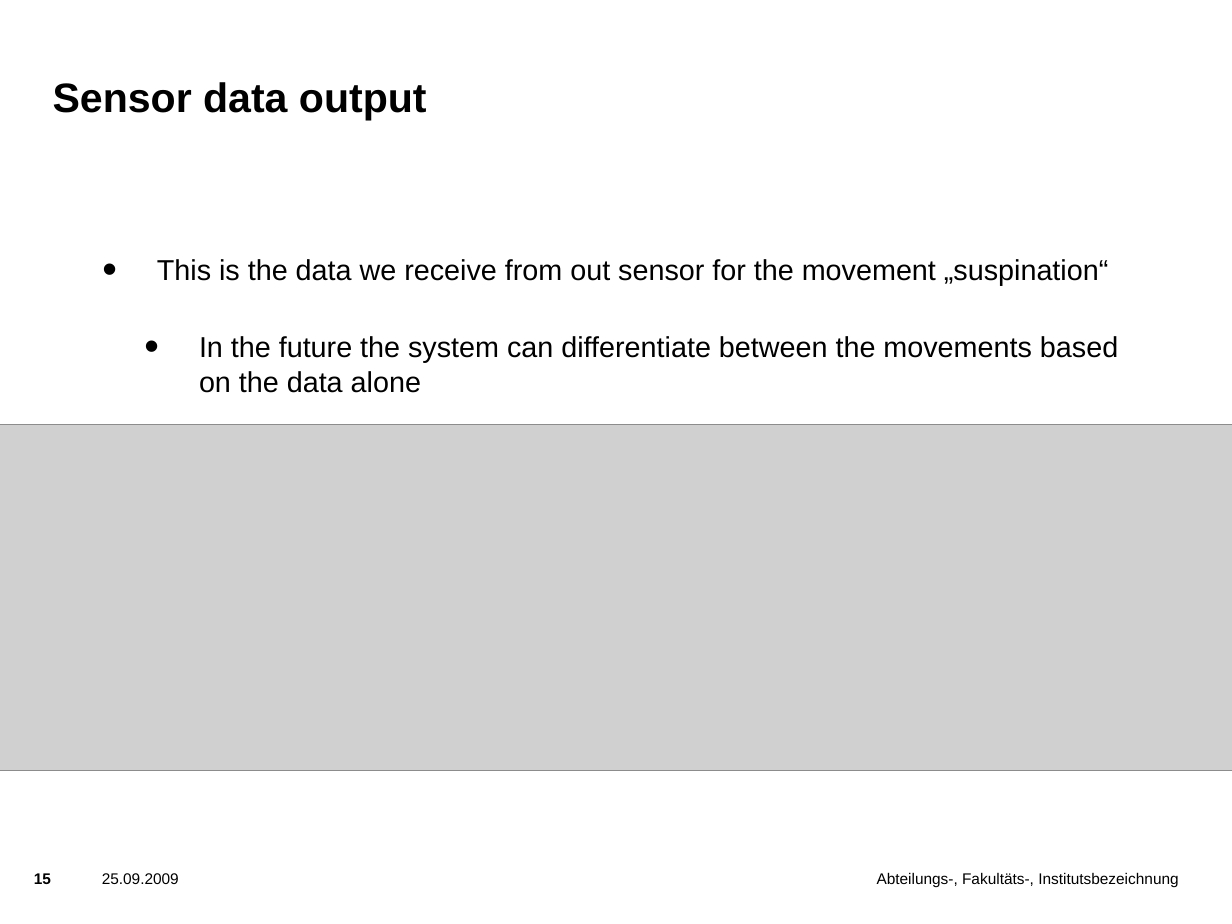
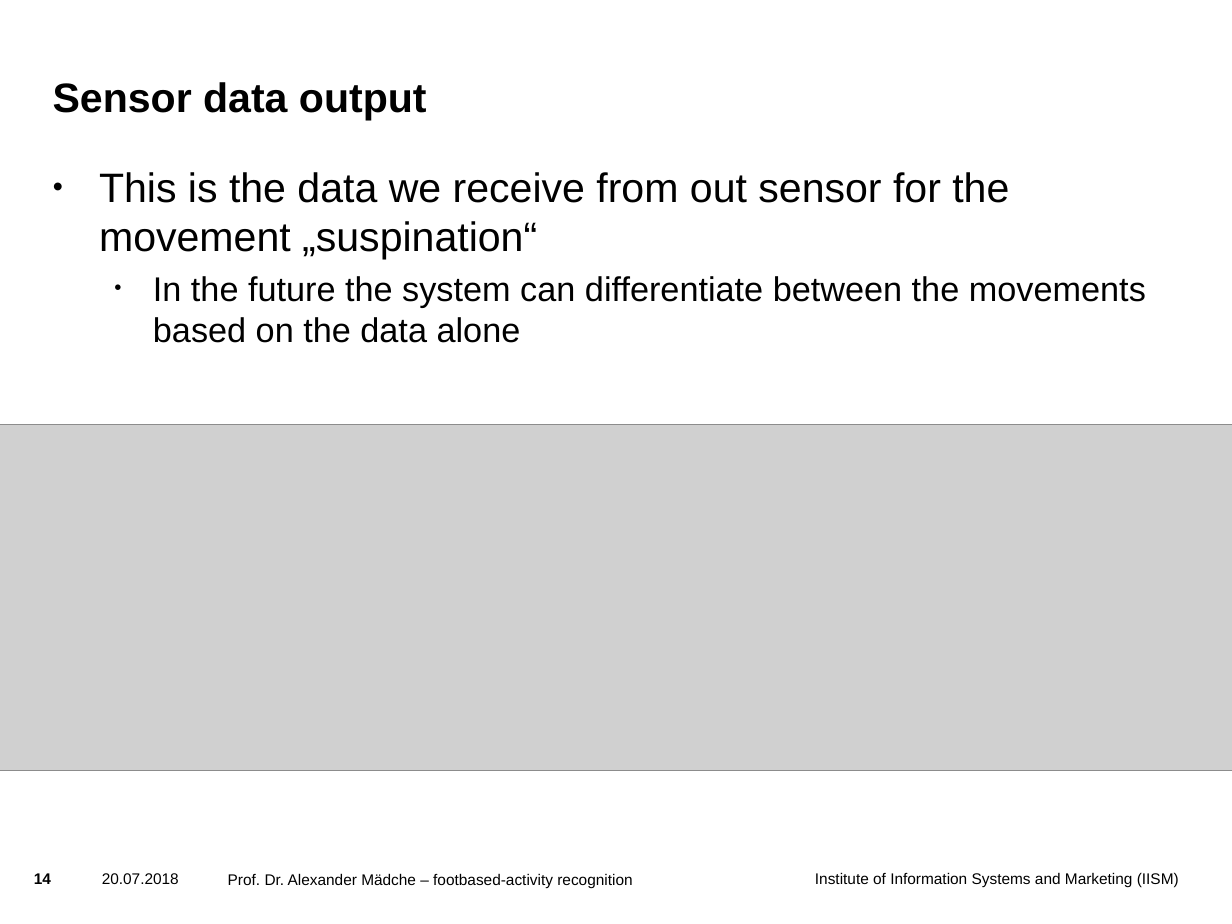
Before and after one commit to liskior/Footbased, a slide deck: slide 14 of docs/presentation/final presentation/final presentation_foot-based activity recognition.pptx (slide 15 before the commit). Drawn at 1232x924 pixels with LibreOffice and Linux fonts; fonts in the diff are those of the drawing; grey boxes stand for pictures; background and template pictures are left out. Boxes give left, top, right and bottom in pixels: in the first picture for what was removed or moved away, otherwise in the second. Text is boxed around its words. In the diff, an @@ line names an element or a change of style, - is before the commit and + after.

```diff
--- a/docs/presentation/final presentation/final presentation_foot-based activity recognition.pptx
+++ b/docs/presentation/final presentation/final presentation_foot-based activity recognition.pptx
@@ text "This is the data we ...": place and size @@
-text "This is the data we ..." at [157, 259, 1118, 393]
+text "This is the data we ..." at [99, 172, 1146, 343]
@@ text "This is the data we ..." at [99, 172, 1146, 343]: size 16.9 to 24 pt in "This is the data we receive from ..."; size 16.9 to 20 pt in "In the future the system can differentiate ..."; indent changed; less space between paragraphs @@
@@ page number at [34, 873, 51, 884]: text changed @@
-15
+14
@@ text at [102, 873, 179, 884]: text changed @@
-25.09.2009
+20.07.2018
@@ text added at [228, 873, 632, 888], 9 pt, text #000000 @@
+Prof. Dr. Alexander Mädche – footbased-activity recognition
@@ text at [815, 872, 1179, 888]: text changed @@
-Abteilungs-, Fakultäts-, Institutsbezeichnung
+Institute of Information Systems and Marketing (IISM)
```
Also in this commit, not shown: 18 other slides changed, 1 slide removed, 7 other files.
